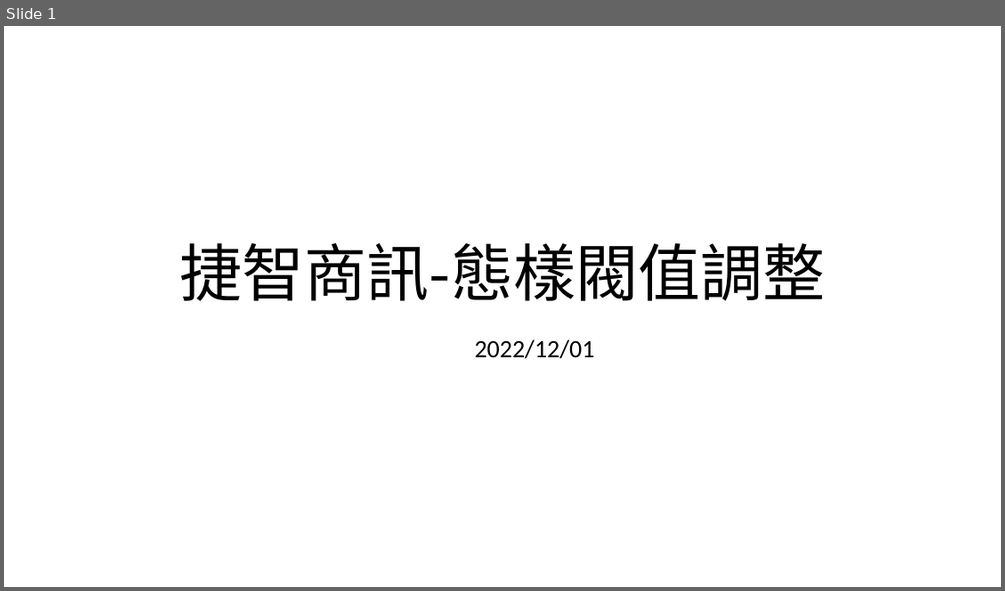
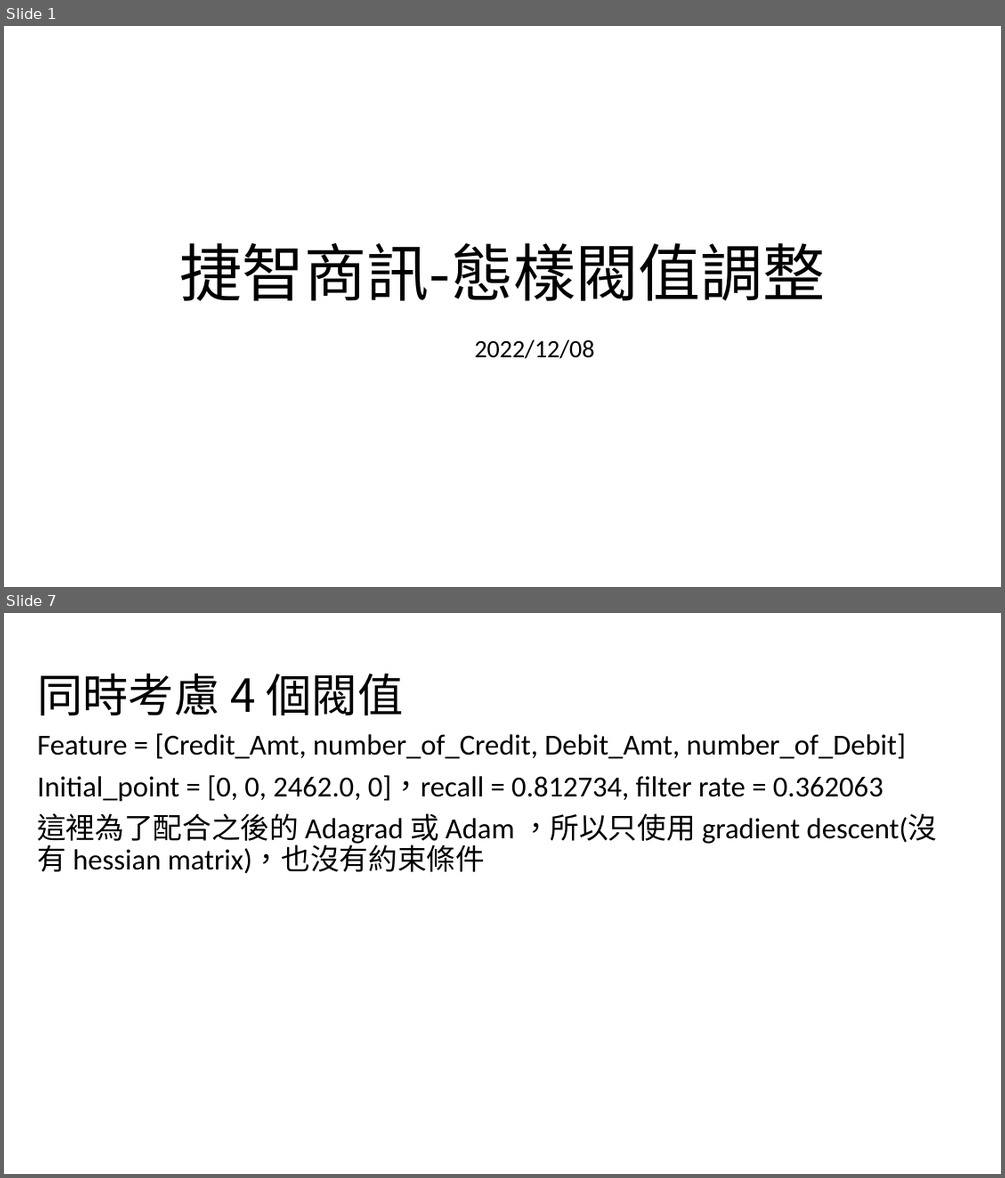
Before and after one commit to eason758/MetaEdge, a slide deck: ppt/20221208.pptx. Shown one above the other, each under a label of ours: slide 1 before the commit, slides 1 and 7 after it; the slides between them are not shown. The pictures are 1005x591 and 1005x1178 pixels, drawn with LibreOffice and Linux fonts; fonts in the diff are those of the drawing. Boxes give left, top, right and bottom in pixels: in the first picture for what was removed or moved away, otherwise in the second. Text is boxed around its words. In the diff, an @@ line names an element or a change of style, - is before the commit and + after.

```diff
--- a/ppt/20221208.pptx
+++ b/ppt/20221208.pptx
@@ slide 7 added at [4, 613, 1001, 1174], background #FFFFFF @@
@@ title added at [37, 673, 403, 716], 44 pt, text #000000 @@
+同時考慮 4 個閥值
@@ text added at [37, 733, 938, 874], 28 pt, text #000000 @@
+Feature = [Credit_Amt, number_of_Credit, Debit_Amt, number_of_Debit]
+Initial_point = [0, 0, 2462.0, 0]，recall = 0.812734, filter rate = 0.362063
+這裡為了配合之後的 Adagrad 或 Adam ，所以只使用 gradient descent(沒有 hessian matrix)，也沒有約束條件
@@ slide 1 changed as well @@
@@ subtitle at [475, 339, 595, 359]: text changed @@
-2022/12/01
+2022/12/08
```
Also in this commit, not shown: 6 other slides added, 8 slides removed, 3 other files.
